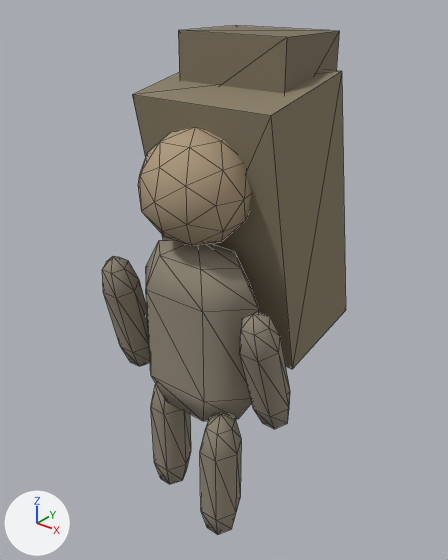
What one commit did to the glTF model public/models/civilian2.glb.
Both versions are drawn from a 50 mm camera at (1.98, -2.26, 3.07) aimed at (-0.04, 0.27, 1.5). Arrows for +X, +Y and +Z are at lower left; the lights stay in place. The first picture is the older version. Mesh edges are drawn as thin lines. Where no turn or scale is listed for an object, it has been applied to the vertices. Vertices at exactly the same position are counted once.
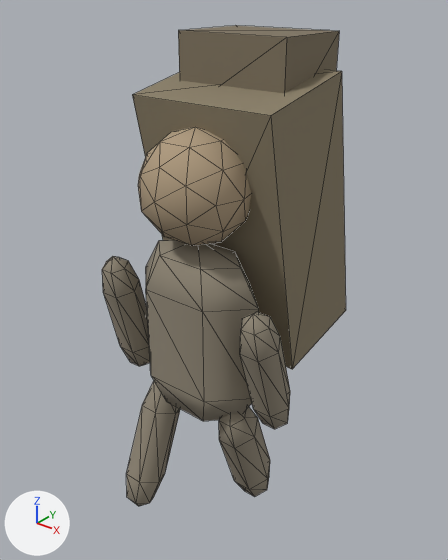
Boxes (x1, y1, x2, y2) around the edits, measured in the pictures (448 x 560 px; the box of a moved part takes in the faces that stretch with it):
'Mesh_2', reshaped (10% shorter)
    before: (102, 256, 290, 534)
    after: (102, 256, 290, 506)
part 1 of me_mesh_2, moved or reshaped
    before: (200, 414, 242, 534)
    after: (127, 381, 180, 506)
part 2 of me_mesh_2, added (brown)
    after: (219, 407, 270, 497)
part 3 of me_mesh_2, deleted (brown)
    before: (151, 384, 191, 484)

Diff of the bpy script that builds the scene:
```diff
--- a/public/models/civilian2.glb.py
+++ b/public/models/civilian2.glb.py
@@ me_mesh_2 @@
 # used by ob_mesh_2; location = (0.0, 0.0, 0.0)
-me_mesh_2.from_pydata(...)  # 112 vertices, 196 faces; spans x -0.61..0.61, y -0.24..0.12, z 0.04..1.67
+me_mesh_2.from_pydata(...)  # 104 vertices, 192 faces; spans x -0.61..0.61, y -0.38..0.33, z 0.08..1.67
+# me_mesh_2 part 1: the loose piece of 26 vertices spanning x 0.14..0.37, y -0.24..0.0, z 0.04..0.92 is turned -21.8 degrees about the x axis through its middle and scaled by 1.02, then moved by (-0.5, -0.04, 0.02)
+# me_mesh_2 part 2: the loose piece of 26 vertices spanning x 0.39..0.61, y -0.23..0.11, z 0.86..1.66 is copied, and the copy is scaled about its middle by (1.05, 1.21, 1.06), then moved by (-0.25, 0.18, -0.76); it spans x 0.14..0.37, y -0.09..0.33, z 0.08..0.92
+# me_mesh_2 part 3: the loose piece of 34 vertices spanning x -0.37..-0.14, y -0.12..0.12, z 0.04..0.92 is deleted
 me_mesh_2.materials.append(mat_m_918877_heat_0_86_heat_0_86)
```
